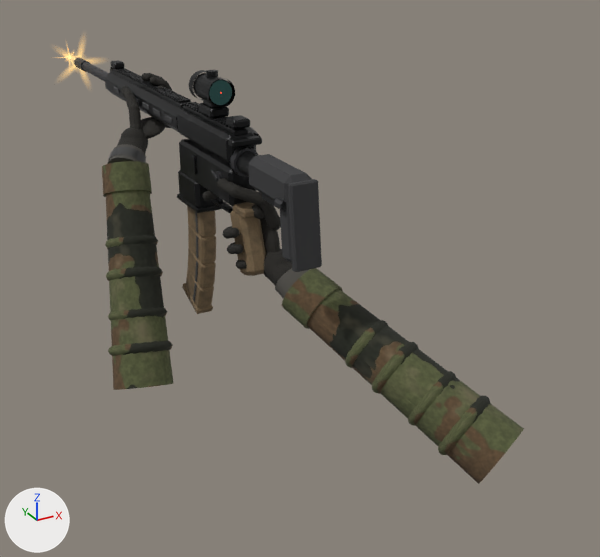
The glTF model examples/PowerCallOfDuty/Assets/models/ar15.glb: old version first, new version second.
Both versions are drawn from a 50 mm lens placed at (-0.481, -1.041, 0.394), pointed at (0.161, 0.127, -0.189). Arrows for +X, +Y and +Z are at lower left; the lights stay in place. The first picture is the older version. Vertices at exactly the same position are counted once.

The first picture shows 'gun' and 1 more.
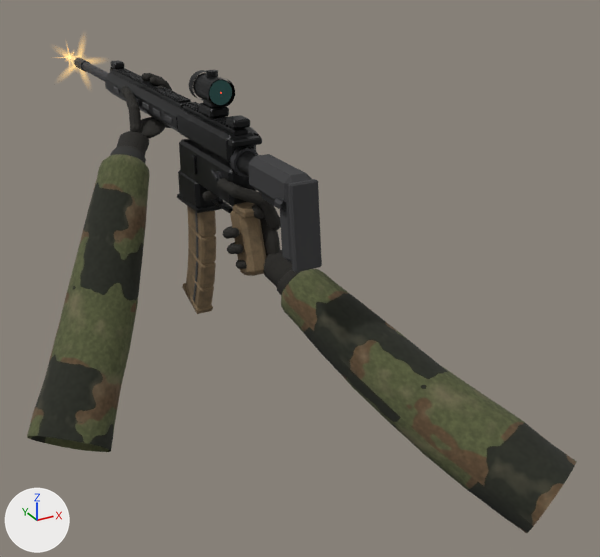
Boxes (x1, y1, x2, y2) around the edits, measured in the pictures (600 x 557 px; the box of a moved part takes in the faces that stretch with it):
'gun', reshaped (22% wider, 11% taller): before (74, 58, 524, 484); after (27, 58, 577, 533)
part 1 of me_gun, rebuilt: before (121, 128, 148, 141); after (128, 131, 149, 141)
part 2 of me_gun, rebuilt: before (102, 161, 152, 197); after (117, 146, 144, 155)
part 3 of me_gun, rebuilt (80% wider, 49% taller): before (106, 190, 174, 390); after (27, 154, 150, 452)
part 4 of me_gun, rebuilt (36% wider, 35% taller): before (307, 289, 524, 484); after (281, 269, 577, 533)
part 5 of me_gun, rebuilt: before (275, 268, 309, 299); after (277, 270, 301, 295)
part 6 of me_gun, rebuilt: before (108, 144, 146, 164); after (116, 132, 149, 156)
part 7 of me_gun, deleted: before (105, 235, 490, 455)
part 8 of me_gun, moved or reshaped: before (108, 137, 148, 163); after (110, 147, 146, 163)
part 9 of me_gun, deleted: before (282, 268, 342, 329)

The change in detail:
Material 'watch strap' (mat_watch_strap) is new.
Its base color is (0.03, 0.03, 0.028) (dark grey #30302f).
Its roughness is 0.95.
me_gun is used by ob_gun; location (0.0, 0.0, 0.0).
me_gun had 8130 vertices, 14042 faces and spanned x -0.179..0.235, y -0.399..0.857, z -0.351..0.185.
me_gun now has 7847 vertices, 13381 faces and spans x -0.331..0.281, y -0.47..0.857, z -0.401..0.185.
me_gun part 1: the loose piece of 64 vertices spanning x -0.071..-0.021, y 0.327..0.377, z 0.005..0.055 is rebuilt with 121 vertices and now spans x -0.072..-0.02, y 0.326..0.378, z 0.012..0.048.
me_gun part 2: the loose piece of 40 vertices spanning x -0.125..-0.039, y 0.255..0.342, z -0.06..0.017 is rebuilt with 125 vertices and now spans x -0.111..-0.042, y 0.279..0.346, z -0.03..0.033, in mat_glove.
me_gun part 3: the loose piece of 38 vertices spanning x -0.179..-0.045, y 0.099..0.331, z -0.351..-0.001 is rebuilt with 315 vertices and now spans x -0.331..-0.042, y 0.03..0.344, z -0.401..0.024.
me_gun part 4: the loose piece of 37 vertices spanning x 0.019..0.235, y -0.399..-0.079, z -0.3..-0.077 is rebuilt with 315 vertices and now spans x 0.007..0.281, y -0.47..-0.06, z -0.348..-0.068.
me_gun part 5: the loose piece of 36 vertices spanning x 0.01..0.074, y -0.103..-0.052, z -0.122..-0.066 is rebuilt with 124 vertices and now spans x 0.012..0.076, y -0.11..-0.054, z -0.126..-0.068, in mat_glove.
me_gun part 6: the loose piece of 36 vertices spanning x -0.106..-0.039, y 0.286..0.349, z -0.024..0.035 is rebuilt with 100 vertices and now spans x -0.099..-0.024, y 0.293..0.37, z -0.018..0.049, in mat_glove.
me_gun part 7: 8 loose pieces with 1206 vertices, spanning x -0.173..0.214, y -0.355..0.286, z -0.301..-0.093, are deleted.
Part 8, on me_gun:
68 vertices are removed from x -0.103..-0.025, y 0.29..0.369, z -0.02..0.047.
68 faces are deleted.
53 vertices are added at x -0.103..-0.042, y 0.29..0.344, z -0.021..0.032.
10 new vertices lie (0.005, 0.006, 0.005) away from vertices in x -0.098..-0.06, y 0.29..0.339, z -0.015..0.024.
8 new vertices lie (0.005, 0.006, 0.004) away from vertices in x -0.095..-0.051, y 0.291..0.324, z -0.022..0.028.
96 new faces join them, mat_watch_strap (dark grey #30302f).
Part 9, on me_gun:
39 vertices are removed from x 0.008..0.1, y -0.146..-0.062, z -0.152..-0.066.
72 faces are deleted.
Other edits to the shape of me_gun do not show in these pictures.
me_gun no longer uses material mat_cuff_strap (dark grey #504d48).
me_gun gains material mat_watch_strap (dark grey #30302f).
